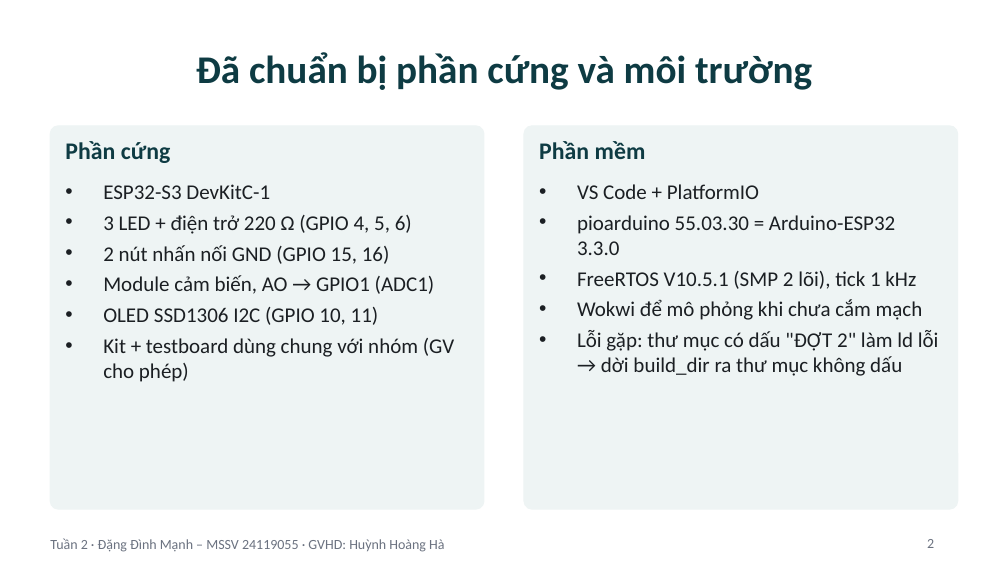
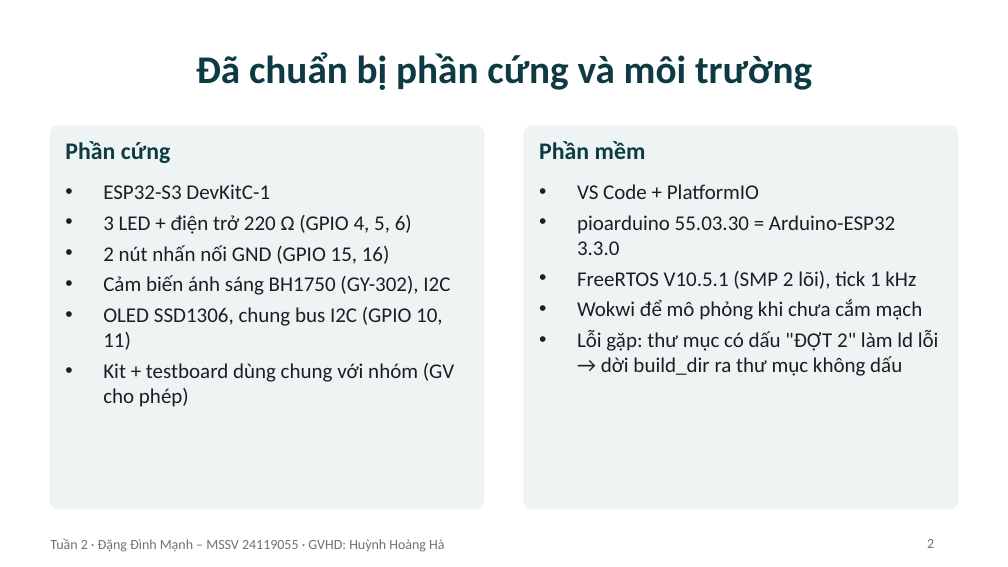
Before and after one commit to Astronaut216/rtos-freertos-esp32s3, a slide deck: slide 2 of 03_Reports/Slide_Tuan2_ProjectCaNhan.pptx. Drawn at 1008x567 pixels with LibreOffice and Linux fonts; fonts in the diff are those of the drawing. Boxes give left, top, right and bottom in pixels: in the first picture for what was removed or moved away, otherwise in the second. Text is boxed around its words. In the diff, an @@ line names an element or a change of style, - is before the commit and + after.

```diff
--- a/03_Reports/Slide_Tuan2_ProjectCaNhan.pptx
+++ b/03_Reports/Slide_Tuan2_ProjectCaNhan.pptx
@@ text at box(103, 275, 450, 350): text changed @@
-• Module cảm biến, AO → GPIO1 (ADC1)
-• OLED SSD1306 I2C (GPIO 10, 11)
+• Cảm biến ánh sáng BH1750 (GY-302), I2C
+• OLED SSD1306, chung bus I2C (GPIO 10, 11)
```
Also in this commit, not shown: 1 other slide changed, 21 other files.
